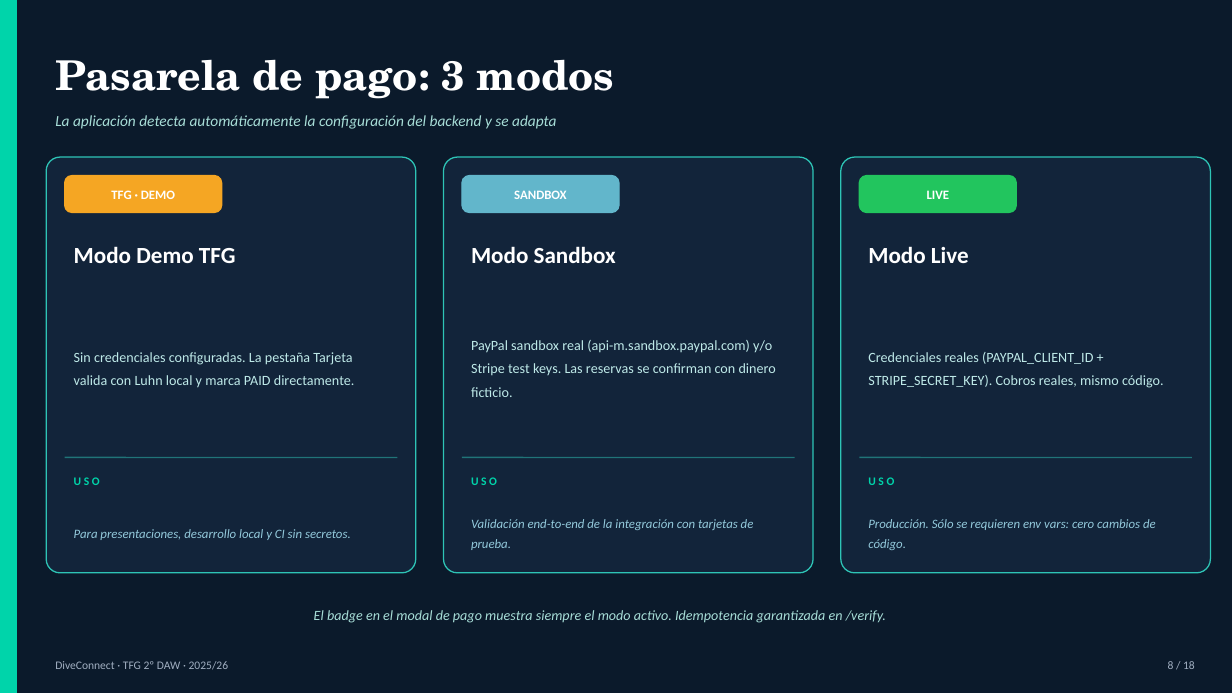
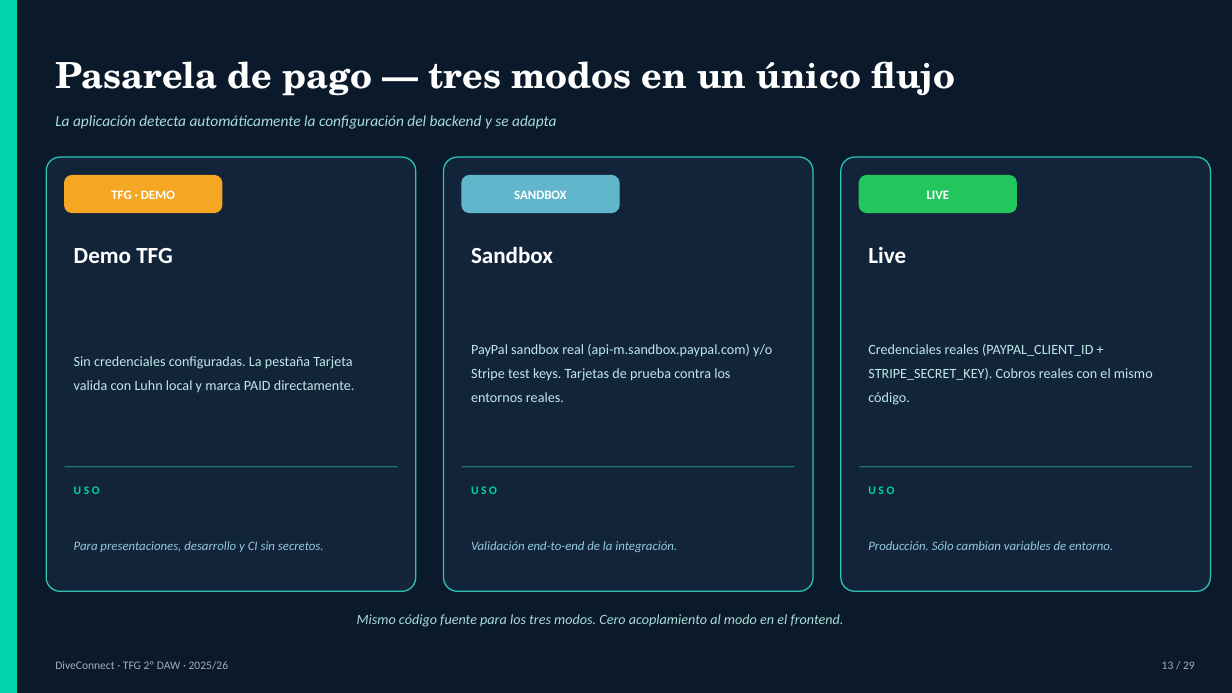
Before and after one commit to mmordoe685/diveconnect, a slide deck: slide 14 of docs/DiveConnect-Defensa.pptx (slide 9 before the commit). Drawn at 1232x693 pixels with LibreOffice and Linux fonts; fonts in the diff are those of the drawing. Boxes give left, top, right and bottom in pixels: in the first picture for what was removed or moved away, otherwise in the second. Text is boxed around its words. In the diff, an @@ line names an element or a change of style, - is before the commit and + after.

```diff
--- a/docs/DiveConnect-Defensa.pptx
+++ b/docs/DiveConnect-Defensa.pptx
@@ text at [55,61,955,96]: text changed; size 32 to 28 pt @@
-Pasarela de pago: 3 modos
+Pasarela de pago — tres modos en un único flujo
@@ rounded rectangle: place and size @@
-rounded rectangle at [46,157,416,573]
+rounded rectangle at [46,157,416,592]
@@ rounded rectangle: place and size @@
-rounded rectangle at [444,157,813,573]
+rounded rectangle at [444,157,813,592]
@@ rounded rectangle: place and size @@
-rounded rectangle at [841,157,1211,573]
+rounded rectangle at [841,157,1211,592]
@@ text at [74,248,173,263]: text changed @@
-Modo Demo TFG
+Demo TFG
@@ text at [471,246,553,263]: text changed @@
-Modo Sandbox
+Sandbox
@@ text at [868,247,906,263]: text changed @@
-Modo Live
+Live
@@ text "Sin credenciales configuradas. La pestaña ...": place and size @@
-text "Sin credenciales configuradas. La pestaña ..." at [74,352,355,388]
+text "Sin credenciales configuradas. La pestaña ..." at [74,356,355,393]
@@ text at [471,344,772,402]: text changed @@
-PayPal sandbox real (api-m.sandbox.paypal.com) y/o Stripe test keys. Las reservas se confirman con dinero ficticio.
+PayPal sandbox real (api-m.sandbox.paypal.com) y/o Stripe test keys. Tarjetas de prueba contra los entornos reales.
@@ text at [868,344,1153,405]: text changed @@
-Credenciales reales (PAYPAL_CLIENT_ID + STRIPE_SECRET_KEY). Cobros reales, mismo código.
+Credenciales reales (PAYPAL_CLIENT_ID + STRIPE_SECRET_KEY). Cobros reales con el mismo código.
@@ 3 texts, 3 lines: place and size @@
-3 texts, 3 lines at [65,457,1192,485]
+3 texts, 3 lines at [65,467,1192,494]
@@ text at [74,541,324,552]: text changed @@
-Para presentaciones, desarrollo local y CI sin secretos.
+Para presentaciones, desarrollo y CI sin secretos.
@@ text at [471,541,677,552]: text changed @@
-Validación end-to-end de la integración con tarjetas de prueba.
+Validación end-to-end de la integración.
@@ text at [868,541,1113,550]: text changed @@
-Producción. Sólo se requieren env vars: cero cambios de código.
+Producción. Sólo cambian variables de entorno.
@@ text at [357,614,844,627]: text changed @@
-El badge en el modal de pago muestra siempre el modo activo. Idempotencia garantizada en /verify.
+Mismo código fuente para los tres modos. Cero acoplamiento al modo en el frontend.
@@ text at [1162,661,1195,669]: text changed @@
-8 / 18
+13 / 29
```
Also in this commit, not shown: 10 other slides changed, 19 slides added, 7 slides removed, 2 other files.
